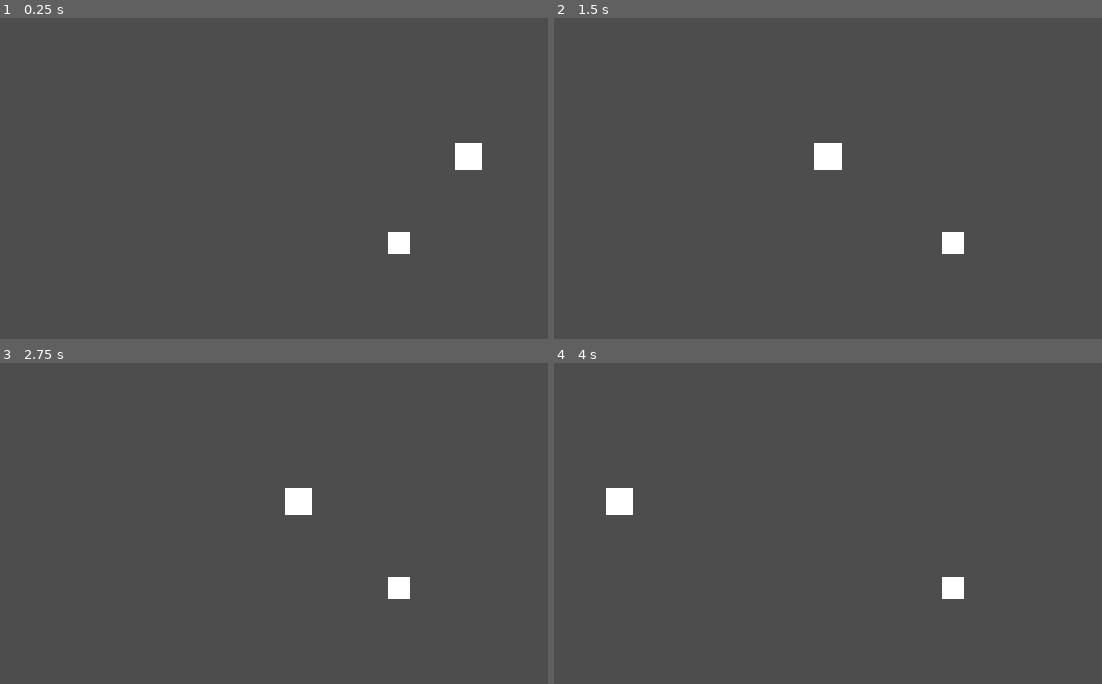
Above: before the commit, frames 1-4 (two rows, left to right).
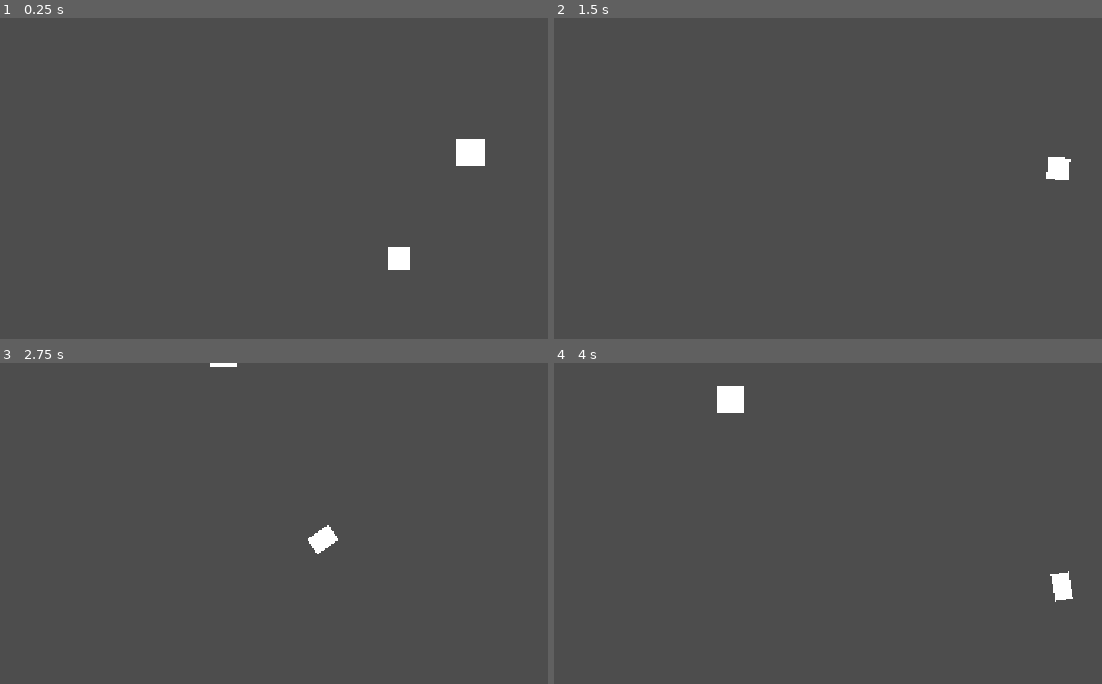
Above: after the commit, the same moments.

Repository: ArauvGit/Strikedown
Game: Godot game, scene res://Scenes/Important Scenes/Level1.tscn
Two runs of this game, one before a commit and one after it. Both use one fixed random seed, a clock stepped at 60 frames per second and the inputs below. The project has no main scene, so this scene is started directly.
Inputs:
- Up to frame 1 (0.25 s): no input
- Up to frame 2 (1.5 s): tap Enter (ui_accept) at 0.5 s; hold Right (move_right, bound only before the commit) from 0.53 s (still down); tap Up (game_jump, bound only after the commit) at 0.6, 0.77, 1.07, 1.35 s
- Up to frame 3 (2.75 s): tap Up (game_jump, bound only after the commit) at 1.52, 1.82, 2.1 s; release Right (move_right, bound only before the commit) at 2.03 s; hold Left (move_left, bound only before the commit) from 2.03 s (still down)
- Up to frame 4 (4 s): release Left (move_left, bound only before the commit) at 2.78 s; hold Right (move_right, bound only before the commit) from 2.78 s (still down); tap Up (game_jump, bound only after the commit) at 2.85, 3.02, 3.32, 3.6, 3.77 s

The runs differ from the first frame. In frame 1, 0.6% of the frame differs, in the area x 70-89%, y 37-79%; in frame 2, 1.0%; in frame 3, 1.0%; in frame 4, 1.4%, in the area x 9-95%, y 7-75%.

Commit message:
big changes
added an input component (planning on maybe removing)

made smooth movement and jump

Diff:
--- /dev/null
+++ b/Scenes/Global Scenes/input_component.tscn
@@ -0,0 +1,6 @@
+[gd_scene format=3 uid="uid://bljuc74u8wdsu"]
+
+[ext_resource type="Script" uid="uid://iobs4djaanwm" path="res://Scripts/input_component.gd" id="1_jmdey"]
+
+[node name="Input Component" type="Node2D" unique_id=828980733]
+script = ExtResource("1_jmdey")
--- a/Scenes/Important Scenes/Level1.tscn
+++ b/Scenes/Important Scenes/Level1.tscn
@@ -1,6 +1,8 @@
 [gd_scene format=3 uid="uid://xkr1331fw47l"]
 
 [ext_resource type="PackedScene" uid="uid://cnmdrcanu8kxu" path="res://Scenes/Important Scenes/character_component.tscn" id="1_f7w7c"]
+[ext_resource type="Script" uid="uid://iobs4djaanwm" path="res://Scripts/input_component.gd" id="2_hdeyt"]
+[ext_resource type="Script" uid="uid://bhmodfss0xohj" path="res://Scripts/camera.gd" id="2_ronv5"]
 
 [sub_resource type="WorldBoundaryShape2D" id="WorldBoundaryShape2D_sdnvj"]
 
@@ -9,8 +11,13 @@
 [node name="Character Component" parent="." unique_id=434143201 instance=ExtResource("1_f7w7c")]
 position = Vector2(284, 388)
 
-[node name="Camera2D" type="Camera2D" parent="Character Component" unique_id=421856652]
+[node name="Camera2D" type="Camera2D" parent="Character Component" unique_id=421856652 node_paths=PackedStringArray("character")]
 position = Vector2(1, 0)
+process_callback = 0
+position_smoothing_enabled = true
+position_smoothing_speed = 3.0
+script = ExtResource("2_ronv5")
+character = NodePath("..")
 
 [node name="placeholder floor" type="StaticBody2D" parent="." unique_id=895746762]
 
@@ -18,8 +25,15 @@
 position = Vector2(0, 555)
 shape = SubResource("WorldBoundaryShape2D_sdnvj")
 
+[node name="input component" type="Node2D" parent="." unique_id=784684354]
+script = ExtResource("2_hdeyt")
+
 [node name="ColorRect" type="ColorRect" parent="." unique_id=2026327843]
 offset_left = 366.0
 offset_top = 244.0
 offset_right = 406.0
 offset_bottom = 284.0
+
+[connection signal="input_pressed" from="input component" to="Character Component/movement_component" method="on_input_pressed"]
+
+[editable path="Character Component"]
--- /dev/null
+++ b/Scripts/camera.gd
@@ -0,0 +1,21 @@
+extends Camera2D
+@export var character: CharacterBody2D
+
+
+# Called when the node enters the scene tree for the first time.
+func _ready() -> void:
+	pass # Replace with function body.
+
+
+# Called every frame. 'delta' is the elapsed time since the previous frame.
+func _process(delta: float) -> void:
+	pass
+
+func _physics_process(delta: float) -> void:
+	speed_setup()
+
+func speed_setup():
+	if Input.is_anything_pressed():
+		self.position.x = character.velocity.normalized().x * 200
+	else:
+		self.position.x = move_toward(self.position.x, 0, 10)
--- a/Scripts/character_component.gd
+++ b/Scripts/character_component.gd
@@ -1,14 +1,11 @@
 extends CharacterBody2D
 
-
-const SPEED = 300.0
-const JUMP_VELOCITY = -400.0
 
 
 func _physics_process(delta: float) -> void:
 	## Add the gravity.
-	#if not is_on_floor():
-		#velocity += get_gravity() * delta
+	if not is_on_floor():
+		velocity += get_gravity() * delta
 #
 	## Handle jump.
 	#if Input.is_action_just_pressed("ui_accept") and is_on_floor():
--- /dev/null
+++ b/Scripts/input_component.gd
@@ -0,0 +1,17 @@
+extends Node2D
+signal input_pressed(input)
+
+# Called when the node enters the scene tree for the first time.
+func _ready() -> void:
+	pass # Replace with function body.
+
+
+# Called every frame. 'delta' is the elapsed time since the previous frame.
+func _process(delta: float) -> void:
+	pass
+
+func _input(event: InputEvent) -> void:
+	var custom_actions = InputMap.get_actions().filter(func(action): return action.contains("game"))
+	var test_for_event = func(action): return InputMap.action_has_event(action, event)
+	if custom_actions.any(test_for_event):
+		input_pressed.emit(custom_actions.filter(test_for_event)[0])
--- a/Scripts/movement_component.gd
+++ b/Scripts/movement_component.gd
@@ -1,7 +1,12 @@
 extends Node2D
 var parent: CharacterBody2D = get_parent()
-const SPEED = 300.0
-var time_variable: float = 50
+var SPEED = 300.0
+var JUMP_VELOCITY = -400.0
+
+var can_jump: bool = false
+var can_land: bool = false
+var can_move: bool = false
+var time_variable: float = 100
 # Called when the node enters the scene tree for the first time.
 func _ready() -> void:
 	parent = get_parent()
@@ -9,16 +14,41 @@
 
 # Called every frame. 'delta' is the elapsed time since the previous frame.
 func _physics_process(delta: float) -> void:
-	horizontal_movement()
+	horizontal_movement(delta)
+	if not parent.is_on_floor():
+		can_land = true
+		can_jump = false
+	if parent.is_on_floor() and can_land:
+		squish(Vector2(1.2, 0.8))
+	if can_jump:
+		vertical_movement()
+	if can_move:
+		horizontal_movement(delta)
+func squish(squish_value: Vector2):
+	can_land = false
+	create_tween().tween_property(parent, "scale", squish_value, 0.1)
+	await get_tree().create_timer(0.1).timeout
+	create_tween().tween_property(parent, "scale", Vector2(1, 1), 0.1)
 
-func horizontal_movement():
-	var direction := Input.get_axis("move_left", "move_right")
+func horizontal_movement(delta_time: float):
+	var direction := Input.get_axis("game_move_left", "game_move_right")
 	if direction:
 		parent.velocity.x = direction * SPEED
 	else:
-		#create_tween().tween_property(parent, "velocity", Vector2(move_toward(parent.velocity.x, 0, SPEED), parent.velocity.y), 2)
-		#await get_tree().create_timer(0.2).timeout
-		parent.velocity.x = move_toward(parent.velocity.x, time_variable, SPEED)
-		while time_variable != 0:
-			time_variable -= 10
+		parent.velocity.x = move_toward(parent.velocity.x, 0, (SPEED / 25))
+func vertical_movement():
+	if parent.is_on_floor():
+		while parent.rotation_degrees <= 360:
+			parent.rotation_degrees += 1
 			await get_tree().create_timer(0.1).timeout
+
+		parent.velocity.y = JUMP_VELOCITY
+
+
+func on_input_pressed(input: Variant) -> void:
+	print(input)
+	match input:
+		var x when x == "game_jump":
+			can_jump = true
+		var x when x == "game_move_left" or x == "game_move_right":
+			can_move = true
--- a/project.godot
+++ b/project.godot
@@ -14,6 +14,10 @@
 config/features=PackedStringArray("4.7", "GL Compatibility")
 config/icon="res://icon.svg"
 
+[autoload]
+
+CurrentInput="*uid://bljuc74u8wdsu"
+
 [display]
 
 window/stretch/mode="canvas_items"
@@ -21,14 +25,31 @@
 
 [input]
 
-move_left={
+ui_left={
+"deadzone": 0.5,
+"events": [Object(InputEventJoypadButton,"resource_local_to_scene":false,"resource_name":"","device":-1,"button_index":13,"pressure":0.0,"pressed":false,"script":null)
+, Object(InputEventJoypadMotion,"resource_local_to_scene":false,"resource_name":"","device":-1,"axis":0,"axis_value":-1.0,"script":null)
+]
+}
+ui_right={
+"deadzone": 0.5,
+"events": [Object(InputEventJoypadButton,"resource_local_to_scene":false,"resource_name":"","device":-1,"button_index":14,"pressure":0.0,"pressed":false,"script":null)
+, Object(InputEventJoypadMotion,"resource_local_to_scene":false,"resource_name":"","device":-1,"axis":0,"axis_value":1.0,"script":null)
+]
+}
+game_move_left={
 "deadzone": 0.2,
 "events": [Object(InputEventKey,"resource_local_to_scene":false,"resource_name":"","device":-1,"window_id":0,"alt_press …(195 unchanged characters)…
 ]
 }
-move_right={
+game_move_right={
 "deadzone": 0.2,
 "events": [Object(InputEventKey,"resource_local_to_scene":false,"resource_name":"","device":-1,"window_id":0,"alt_press …(195 unchanged characters)…
+]
+}
+game_jump={
+"deadzone": 0.2,
+"events": [null, Object(InputEventKey,"resource_local_to_scene":false,"resource_name":"","device":-1,"window_id":0,"alt_pressed":false,"shift_pressed":false,"ctrl_pressed":false,"meta_pressed":false,"pressed":false,"keycode":0,"physical_keycode":4194320,"key_label":0,"unicode":0,"location":0,"echo":false,"script":null)
 ]
 }
 
Not shown, added: Scripts/camera.gd.uid
Not shown, added: Scripts/input_component.gd.uid
